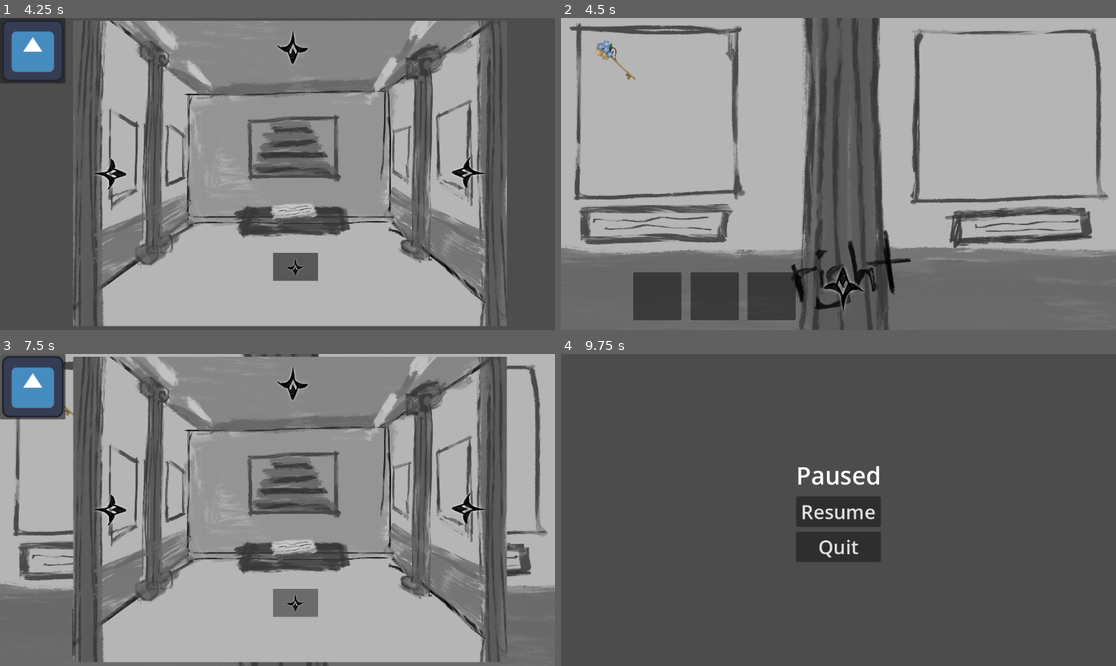
Above: before the commit, frames 1-4 (two rows, left to right).
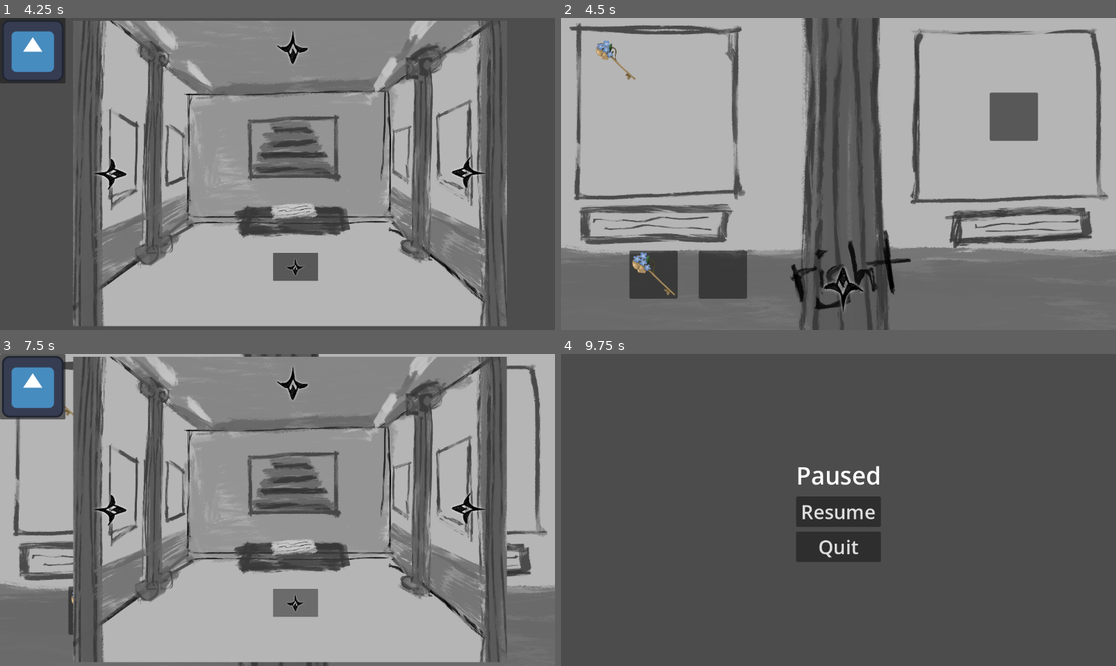
Above: after the commit, the same moments.

Repository: yaliu10/Escape-Room
Game: Godot game, scene res://Scenes/start_menu.tscn
The game is run twice, just before and just after one commit, with the same random seed, the same clock (stepped at 60 frames per second) and the same inputs. The engine's default icon, where the game draws it, is replaced by a stand-in: a white triangle on a blue panel in a dark square.
Inputs (mouse positions are in pixels of both pictures, inside the frame that each line leads up to):
- Up to frame 1 (4.25 s): click "Start" at 0.5 s; click "Next" at 1.25 s; click "Next" at 2 s; click "Next" at 2.75 s; tap Enter at 3.5 s; move the mouse to (399, 158) at 3.52 s
- Up to frame 2 (4.5 s): click (1027, 174) at 4.25 s
- Up to frame 3 (7.5 s): click (55, 397) at 5 s; click (294, 385) at 5.75 s; click (111, 510) at 6.5 s; click (294, 603) at 7.25 s
- Up to frame 4 (9.75 s): click (844, 625) at 8 s; click (844, 625) at 8.75 s; click (616, 397) at 9.5 s

Frame 1 is identical in both runs. In frame 2, 5.5% of the frame differs, in the area x 12-86%, y 23-97%; in frame 3, 0.1%; in frame 4, nothing differs.

Commit message:
a

Diff:
--- a/escape-room/Scenes/right_wall.tscn
+++ b/escape-room/Scenes/right_wall.tscn
@@ -36,14 +36,6 @@
 icon = ExtResource("3_cxqnp")
 flat = true
 
-[node name="TestInventory" parent="." instance=ExtResource("4_5t67b")]
-layout_mode = 0
-offset_left = 150.0
-offset_top = 528.0
-offset_right = 250.0
-offset_bottom = 628.0
-texture = null
-
 [node name="Item" type="Button" parent="."]
 unique_name_in_owner = true
 layout_mode = 0
@@ -55,5 +47,27 @@
 icon = ExtResource("5_2thtb")
 flat = true
 
+[node name="TestInventory" parent="." instance=ExtResource("4_5t67b")]
+layout_mode = 0
+offset_left = 142.0
+offset_top = 483.0
+offset_right = 242.0
+offset_bottom = 583.0
+
+[node name="TestInventory2" parent="." instance=ExtResource("4_5t67b")]
+layout_mode = 0
+offset_left = 286.0
+offset_top = 483.0
+offset_right = 386.0
+offset_bottom = 583.0
+texture = null
+
+[node name="TestInventory3" parent="." instance=ExtResource("4_5t67b")]
+layout_mode = 0
+offset_left = 890.0
+offset_top = 155.0
+offset_right = 990.0
+offset_bottom = 255.0
+texture = null
+
 [connection signal="pressed" from="Button" to="." method="_on_button_pressed"]
-[connection signal="pressed" from="Item" to="TestInventory" method="_on_item_pressed"]
--- a/escape-room/Scenes/test_inventory.tscn
+++ b/escape-room/Scenes/test_inventory.tscn
@@ -18,21 +18,3 @@
 offset_right = 40.0
 offset_bottom = 40.0
 mouse_filter = 2
-
-[node name="Panel2" type="Panel" parent="."]
-show_behind_parent = true
-custom_minimum_size = Vector2(100, 100)
-layout_mode = 0
-offset_left = 119.0
-offset_right = 219.0
-offset_bottom = 100.0
-mouse_filter = 2
-
-[node name="Panel3" type="Panel" parent="."]
-show_behind_parent = true
-custom_minimum_size = Vector2(100, 100)
-layout_mode = 0
-offset_left = 237.0
-offset_right = 337.0
-offset_bottom = 100.0
-mouse_filter = 2
--- a/escape-room/test_inventory.gd
+++ b/escape-room/test_inventory.gd
@@ -1,13 +1,7 @@
 extends TextureRect
 
-@onready var item: Button = %Item
-var preview_texture
-var key: Texture2D
-
-func _on_item_pressed() -> void:
-	key = item.get_button_icon()
-
 func _get_drag_data(at_position: Vector2) -> Variant:
+	var preview_texture = TextureRect.new()
 
 	preview_texture.texture = texture
 	preview_texture.expand_mode = 1
